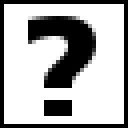
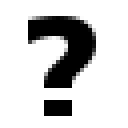
Layer changes from the first w=128, h=128 image to the second:
painted on "?" over left=0, top=0, right=128, bottom=128
